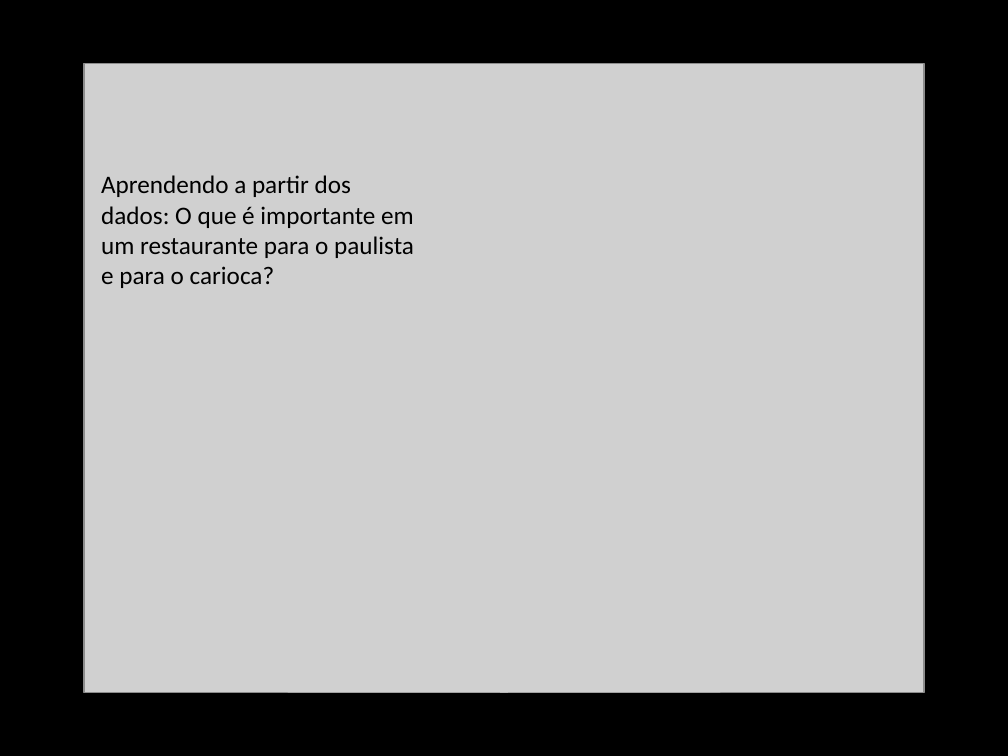
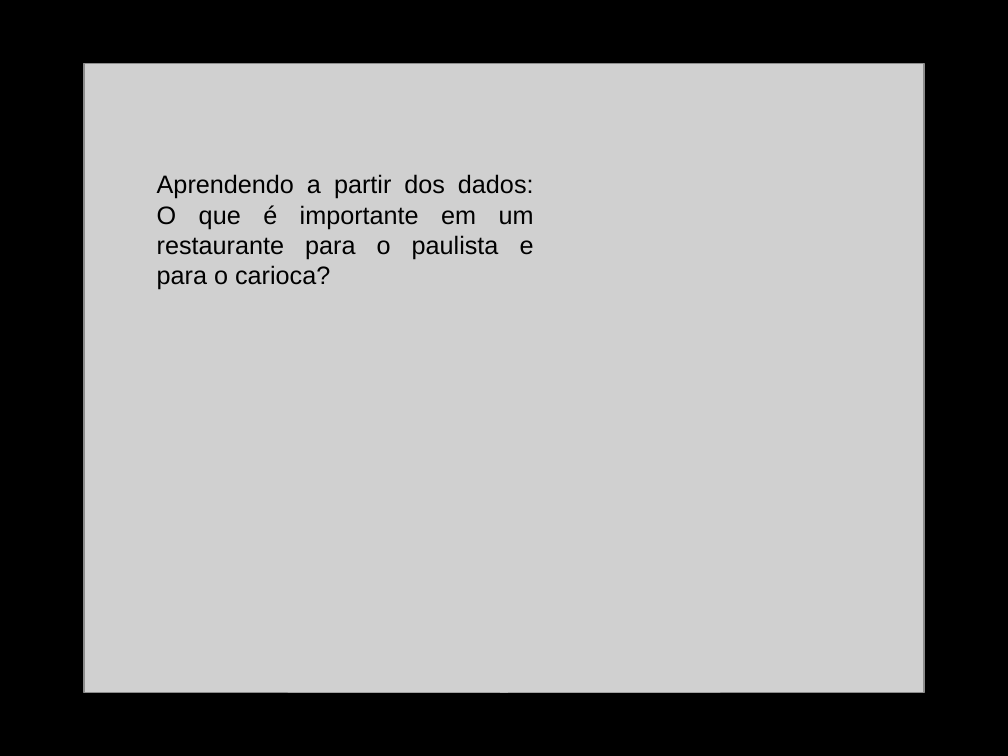
Before and after one commit to DATAUNIRIO/ap, a slide deck: slide 10 of DMQtalks/my_talk.pptx (slide 7 before the commit). Drawn at 1008x756 pixels with LibreOffice and Linux fonts; fonts in the diff are those of the drawing; grey boxes stand for pictures. Boxes give left, top, right and bottom in pixels: in the first picture for what was removed or moved away, otherwise in the second. Text is boxed around its words. In the diff, an @@ line names an element or a change of style, - is before the commit and + after.

```diff
--- a/DMQtalks/my_talk.pptx
+++ b/DMQtalks/my_talk.pptx
@@ text "Aprendendo a partir dos dados: ...": place and size @@
-text "Aprendendo a partir dos dados: ..." at [101,175,414,288]
+text "Aprendendo a partir dos dados: ..." at [157,174,534,290]
@@ text "Aprendendo a partir dos dados: ..." at [157,174,534,290]: font Calibri to Arial; alignment left to justified @@
```
Also in this commit, not shown: 4 other slides changed, 17 slides added, 1 slide removed, 2 other files.
